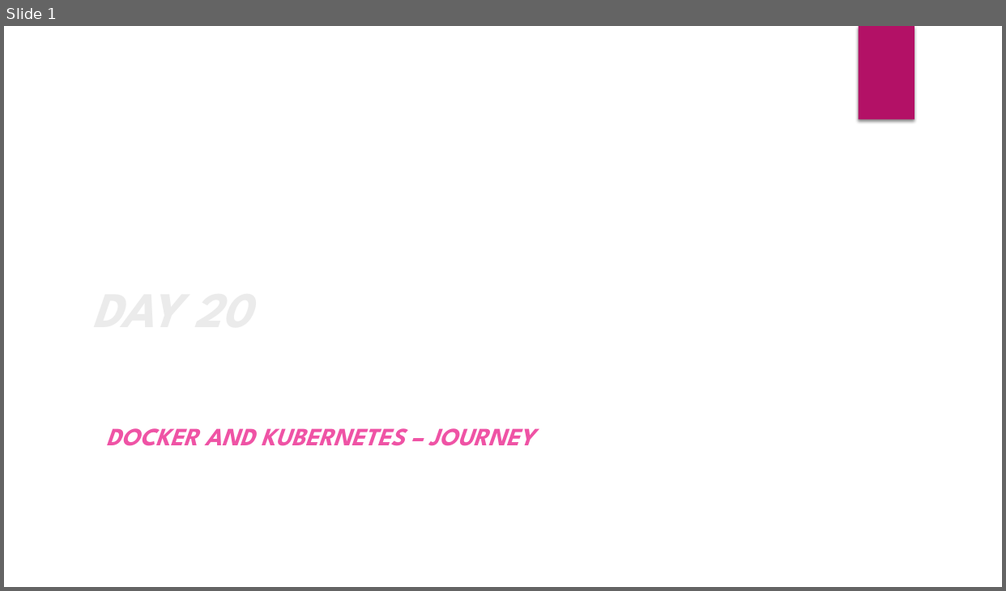
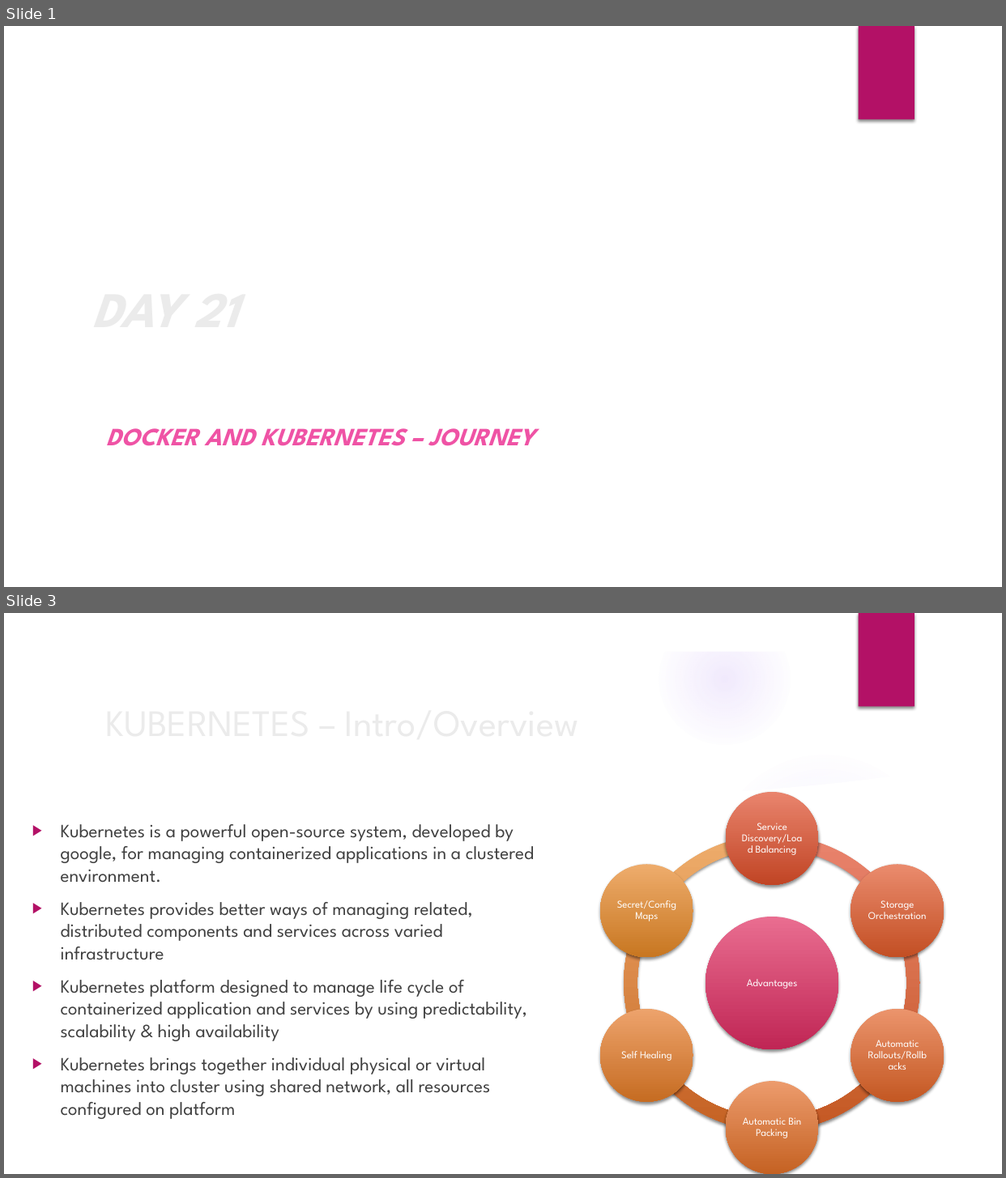
Before and after one commit to deepkumartraining/docker-k8s-April23, a slide deck: Day21/DockerAndKubernetes_Training-Day21.pptx. Shown one above the other, each under a label of ours: slide 1 before the commit, slides 1 and 3 after it; the slides between them are not shown. The pictures are 1006x591 and 1006x1178 pixels, drawn with LibreOffice and Linux fonts; fonts in the diff are those of the drawing; background and template pictures are left out. Boxes give left, top, right and bottom in pixels: in the first picture for what was removed or moved away, otherwise in the second. Text is boxed around its words. In the diff, an @@ line names an element or a change of style, - is before the commit and + after.

```diff
--- a/Day21/DockerAndKubernetes_Training-Day21.pptx
+++ b/Day21/DockerAndKubernetes_Training-Day21.pptx
@@ slide 3 added at [4, 613, 1002, 1174], background picture (left out); not listed: 1 template element that a slide beside it also shows @@
@@ group added at [4, 613, 1002, 1174]: 5 ellipses, 3 freeform shapes @@
@@ title added at [98, 692, 846, 750], 36 pt, text #EBEBEB @@
+KUBERNETES – Intro/Overview
@@ text added at [61, 824, 534, 1119], 18 pt, text #404040 @@
+▶ Kubernetes is a powerful open-source system, developed by google, for managing containerized applications in a clustered environment.
+▶ Kubernetes provides better ways of managing related, distributed components and services across varied infrastructure
+▶ Kubernetes platform designed to manage life cycle of containerized application and services by using predictability, scalability & high availability
+▶ Kubernetes brings together individual physical or virtual machines into cluster using shared network, all resources configured on platform
@@ group added at [601, 792, 944, 1174]: 7 ellipses, 7 texts, 6 arch (boxed as its full ring)s @@
+Advantages
+Service Discovery/Load Balancing
+Storage Orchestration
+Automatic Rollouts/Rollbacks
+Automatic Bin Packing
+Self Healing
+Secret/Config Maps
@@ slide 1 changed as well @@
@@ title at [84, 199, 807, 417]: text changed @@
-DAY 20
+DAY 21
```
Also in this commit, not shown: 2 other slides changed, 7 other slides added, 1 slide removed.
